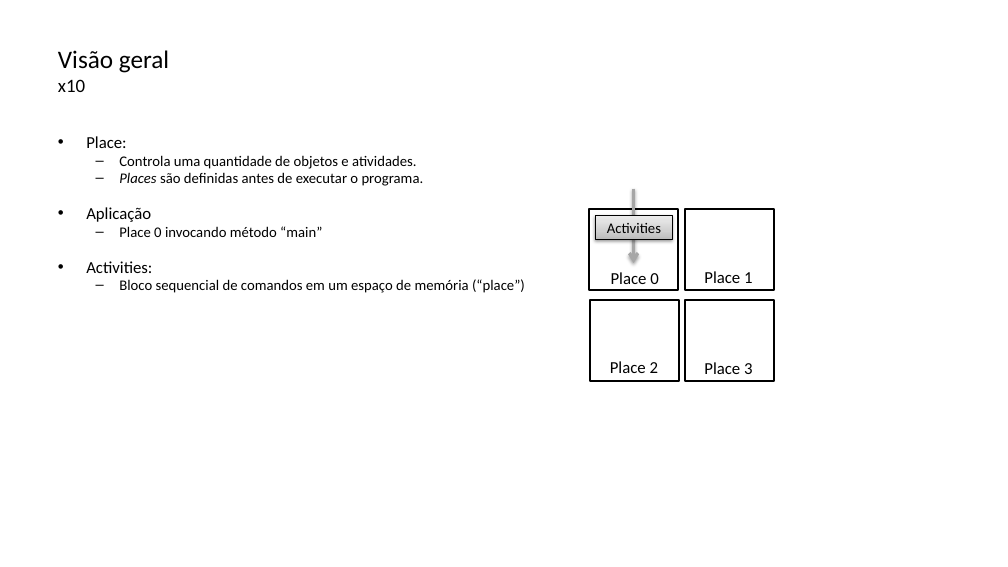
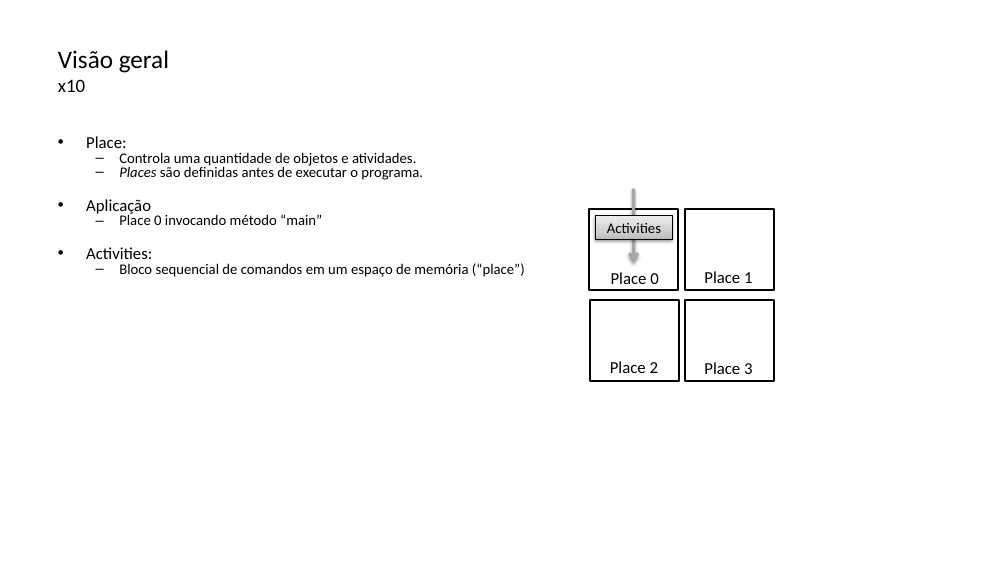
Before and after one commit to lquatrin/inf2591, a slide deck: slide 7 of x10.pptx (slide 6 before the commit). Drawn at 1008x567 pixels with LibreOffice and Linux fonts; fonts in the diff are those of the drawing. Boxes give left, top, right and bottom in pixels: in the first picture for what was removed or moved away, otherwise in the second. Text is boxed around its words. In the diff, an @@ line names an element or a change of style, - is before the commit and + after.

Commit message:
slides

```diff
--- a/x10.pptx
+++ b/x10.pptx
@@ text "Place:" at (x1=86, y1=136, x2=525, y2=277): indent changed; less space between paragraphs @@
```
Also in this commit, not shown: 20 other slides changed, 7 slides added, 1 slide removed.
